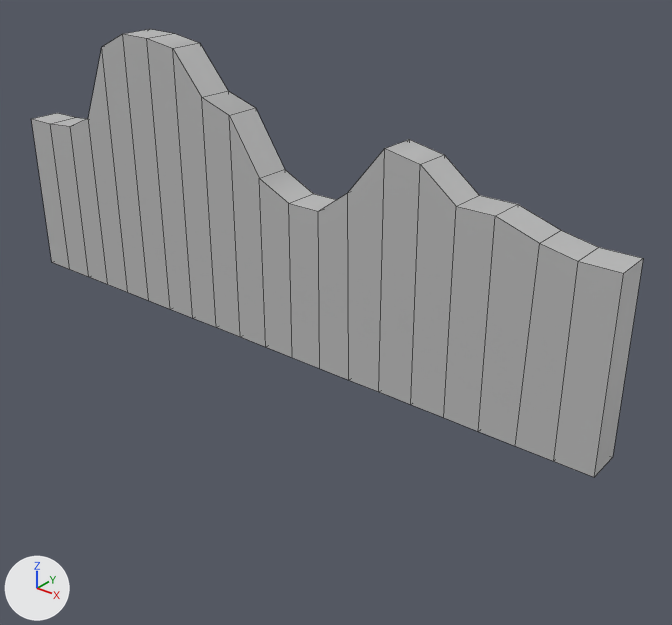
The FBX model StarCatcherGame/Assets/Landscapes/FBX Land/B-7.fbx: old version first, new version second.
Rendered twice from a camera (50 mm lens) standing at (0.325, -0.352, 0.25) and looking at (0.033, 0.012, 0.024). The axes (+X, +Y, +Z) are drawn at lower left. The lights are the same throughout. Mesh edges are drawn as thin lines. Where no turn or scale is listed for an object, it has been applied to the vertices.
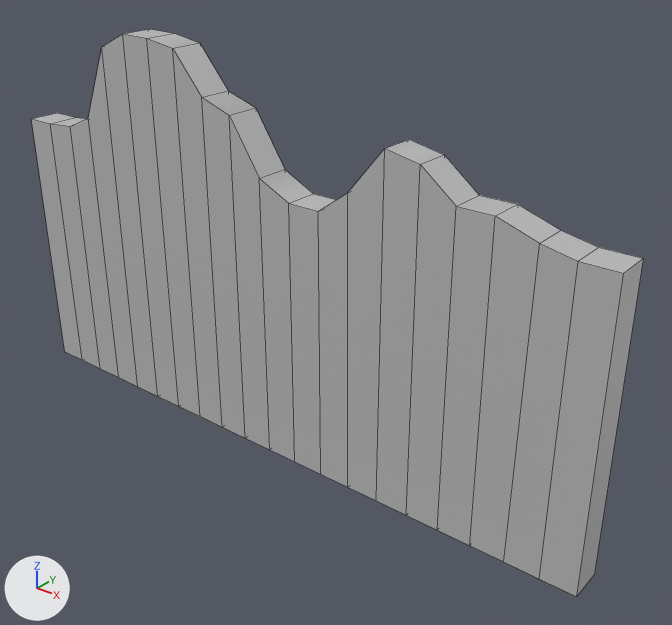
Edits to the scene script, one JSON object a line:
```json
{"block": "me_mesh", "where": "me_mesh.from_pydata(...)  # 84 vertices, 82 faces; spans x -0.2..0.2, y -0.01..0.01, z -0.05..0.113"}
{"block": "me_mesh", "where": "# used by ob_pcube1; location = (0.0, 0.0, 0.05)"}
{"block": "me_mesh", "change": "me_mesh part 1: all 42 vertices in x -0.2..0.2, y -0.01..0.01, z -0.05 are moved by (0.0, 0.0, -0.07)"}
```

What differs and where, as boxes (x1, y1, x2, y2) in the pictures (672 x 625 px; the box of a moved part takes in the faces that stretch with it):
```json
{"object": "pCube1", "change": "reshaped", "before": [31, 29, 643, 477], "after": [31, 29, 643, 597], "on screen": "27% taller"}
{"part": 1, "of": "me_mesh", "change": "moved or reshaped", "before": [51, 238, 613, 477], "after": [51, 238, 613, 597]}
```
